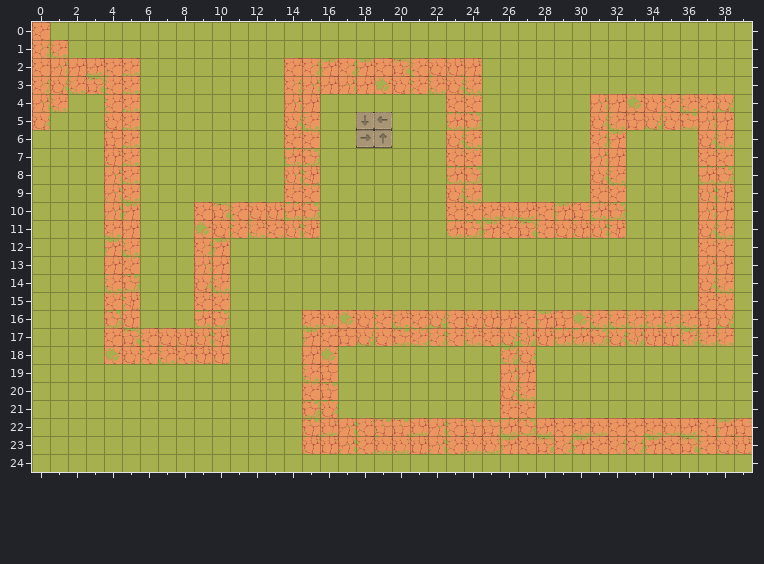
Tiled map -- src/main/resources/assets/levels/wall.tmx. This is how it looked before the edit.
Cells are 32x32 px. Shown: x 0..39, y 0..24.
After:
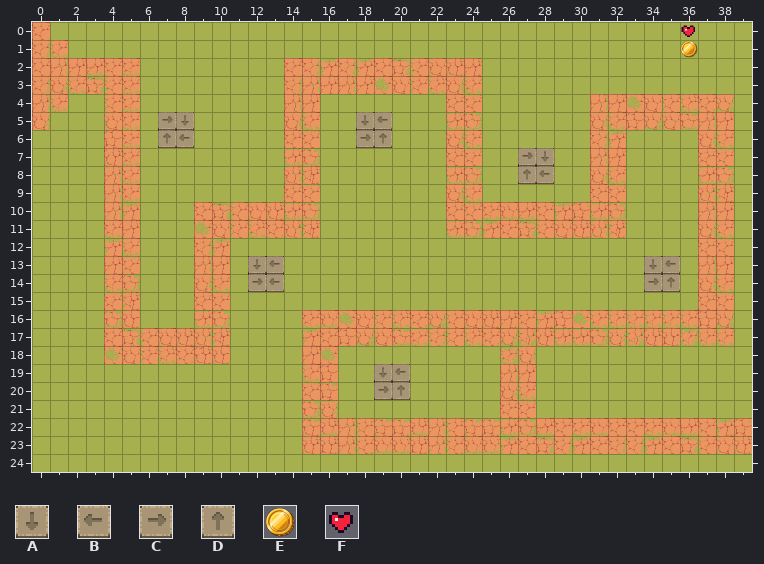
Key: from "d": A 10, B 11, C 12, D 13; from "gold12": E 0; from "spritesheet": F 0.
_ is an empty cell.
Tiles of an added or newly shown layer are drawn over the layers below it.
Difference:
Layer "tower spot layer":
Tile A is added in row 5 at x 8; in row 7 at x 28; in row 13 at x 12 and 34; in row 19 at x 19.
Tile B is added in row 6 at x 8; in row 8 at x 28; in row 13 at x 13 and 35; in row 14 at x 13; in row 19 at x 20.
Tile C is added in row 5 at x 7; in row 7 at x 27; in row 14 at x 12 and 34; in row 20 at x 19.
Tile D is added in row 6 at x 7; in row 8 at x 27; in row 14 at x 35; in row 20 at x 20.
Layer "icons" (added):
Tile E is added in row 1 at x 36.
Tile F is added in row 0 at x 36.
Where, in picture pixels (left, top, right, bottom), the same in both pictures:
added: (680, 25, 698, 58)
added: (158, 112, 194, 148)
added: (518, 148, 554, 184)
added: (248, 256, 284, 292)
added: (644, 256, 680, 292)
added: (374, 364, 410, 400)
